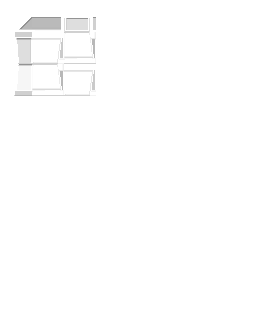
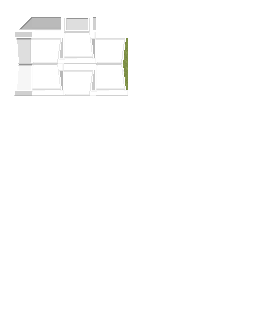
Two versions of the same layered image (256 × 320). Layer-by-layer changes:
pixels changed over [left=96, top=38, right=128, bottom=96] (layer not identified)
